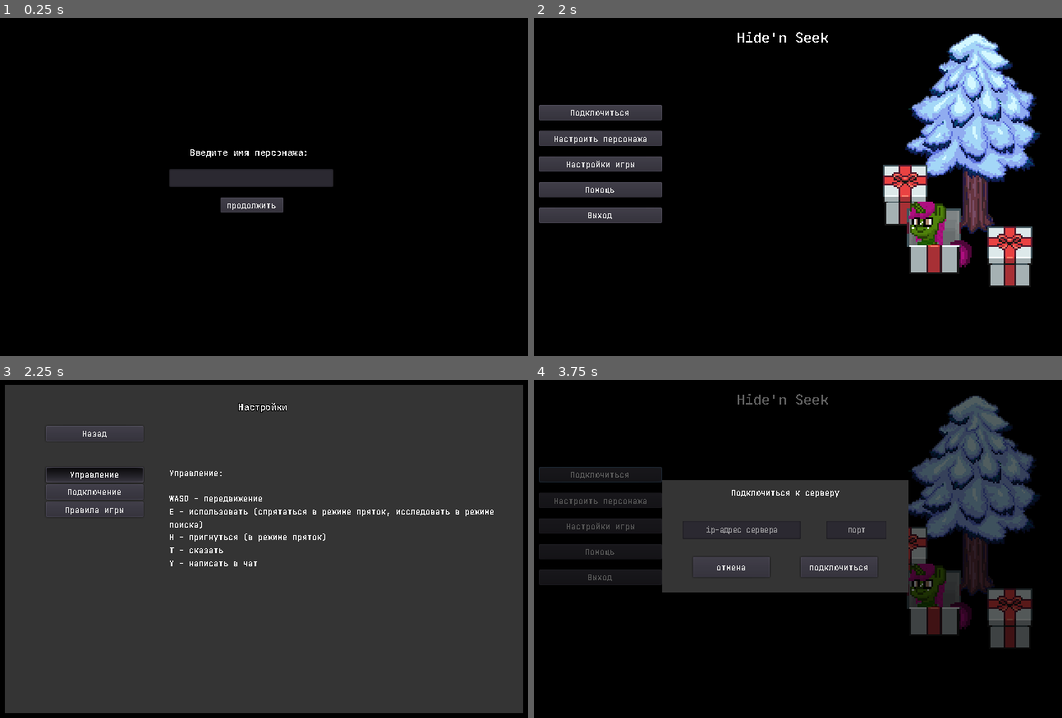
Above: before the commit, frames 1-4 (two rows, left to right).
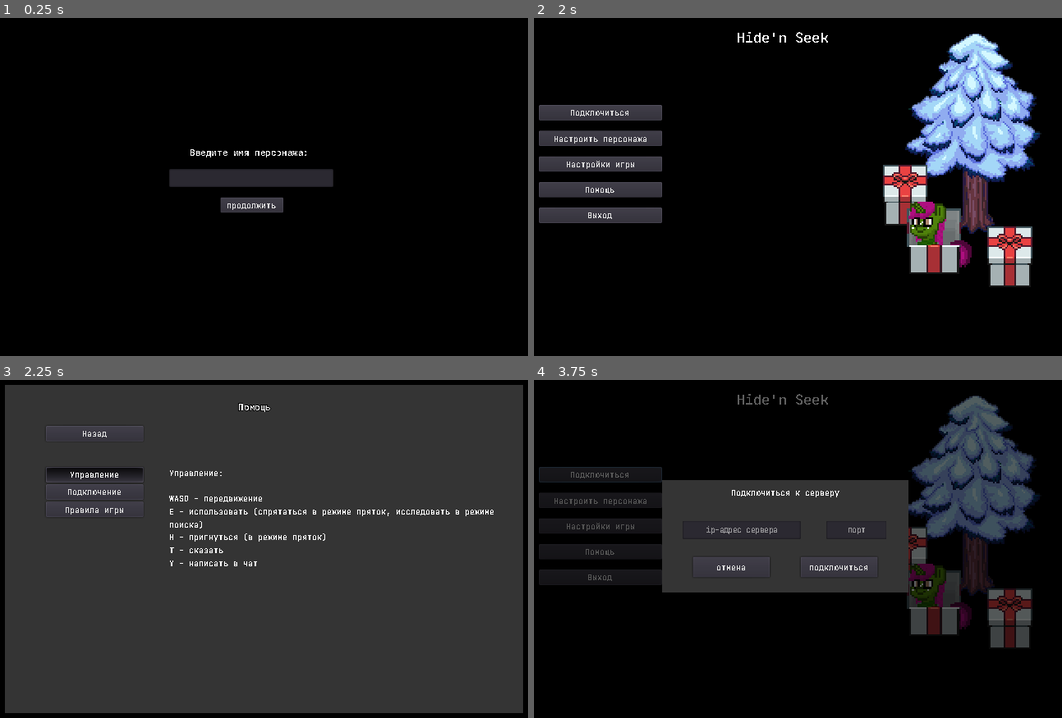
Above: after the commit, the same moments.

Repository: VaJau2/HideNSeek-Client
Game: Godot game, scene res://scenes/Main.tscn
Same seed, same stepped clock (60 frames per second), same inputs: the game is played once before the commit and once after it.
Inputs (mouse positions are in pixels of both pictures, inside the frame that each line leads up to):
- Up to frame 1 (0.25 s): no input
- Up to frame 2 (2 s): click (787, 176) at 0.52 s; type "12" at 0.6 s; click "продолжить" at 1.25 s
- Up to frame 3 (2.25 s): click "Помощь" at 2 s
- Up to frame 4 (3.75 s): click "Назад" at 2.75 s; click "Подключиться" at 3.5 s

Frames 1-2 are identical in both runs. In frame 3, 0.1% of the frame differs, in the area x 45-55%, y 6-10%; in frame 4, nothing differs.

Commit message:
bug fixes

Diff:
--- a/assets/scripts/interface/SearchList.gd
+++ b/assets/scripts/interface/SearchList.gd
@@ -17,8 +17,8 @@
 		text += "\n" + players_list[key]
 
 
-func show_list(players_list):
-	self.players_list = players_list
+func show_list(players):
+	self.players_list = players
 	update_text()
 
 
--- a/objects/interface/MainMenu.tscn
+++ b/objects/interface/MainMenu.tscn
@@ -192,7 +192,7 @@
 margin_right = 41.0
 margin_bottom = 45.0
 theme = ExtResource( 12 )
-text = "Настройки"
+text = "Помощь"
 
 [node name="main_label" type="Label" parent="Help/back"]
 anchor_left = 1.0
